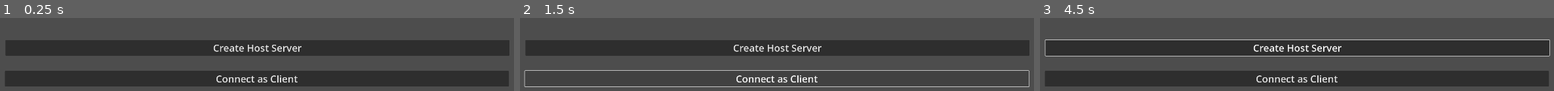
Above: before the commit, frames 1-3 (left to right).
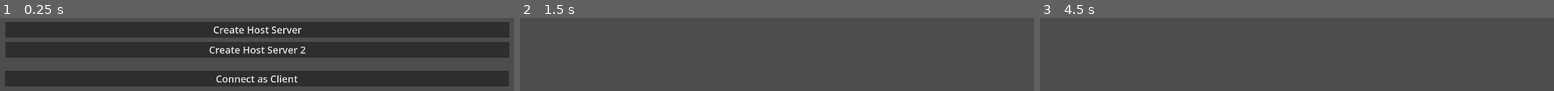
Above: after the commit, the same moments.

Repository: piergiuseppe82/3DMMORPG
Game: Godot game, scene res://main.tscn
Same seed, same stepped clock (60 frames per second), same inputs: the game is played once before the commit and once after it.
Inputs (mouse positions are in pixels of both pictures, inside the frame that each line leads up to):
- Up to frame 1 (0.25 s): no input
- Up to frame 2 (1.5 s): click "Create Host Server" at 0.5 s; click (777, 78) at 1.25 s, where only the run before the commit has a clickable "Connect as Client"
- Up to frame 3 (4.5 s): move the mouse to (1415, 48) at 2.02 s; hold Right (ui_right) 2.03-2.78 s; right-click (1415, 48) at 2.1 s; move the mouse to (1194, 77) at 2.77 s; hold Down (ui_down) 2.78-3.53 s; right-click (1194, 77) at 2.85 s; move the mouse to (outside the picture) at 3.52 s; hold Right (ui_right) 3.53-4.28 s; right-click (outside the picture) at 3.6 s; move the mouse to (outside the picture) at 4.27 s; hold Up (ui_up) from 4.28 s (still down); right-click (outside the picture) at 4.35 s

The runs differ from the first frame. In frame 1, 26% of the frame differs, in the area x 1-100%, y 5-55%; in frame 2, 23%; in frame 3, 43%, in the area x 0-100%, y 29-94%.
Error before the commit: Invalid operands 'String' and 'int' in operator '+'. (res://ui/multiplayer_ui.gd:13)

Commit message:
Add change server for player

Diff:
--- a/characters/mc_player.gd
+++ b/characters/mc_player.gd
@@ -35,10 +35,6 @@
 		$SpringArm3D/Camera3D.make_current()
 		if not is_on_floor():
 			velocity.y -= gravity * delta
-
-
-		# Get the input direction and handle the movement/deceleration.
-		# As good practice, you should replace UI actions with custom gameplay actions.
 		var input_dir = Input.get_vector("ui_left", "ui_right", "ui_up", "ui_down")
 		var direction = (transform.basis * Vector3(input_dir.x, 0, input_dir.y)).normalized()
 		if direction:
@@ -62,7 +58,7 @@
 
 func _input(event):
 	if is_multiplayer_authority() && event.is_action("right_click") and event.pressed:
-		shoot_ball()
+		#shoot_ball()
 		if get_right_click_position().has("position"):
 			marker = get_right_click_position()["position"]
 
@@ -94,3 +90,8 @@
 		return
 	var direction = global_position.direction_to(marker)
 	move(_delta,direction)
+
+
+func _on_body_detector_body_entered(body):
+	if is_multiplayer_authority() && body.get_groups().has("Portals"):
+		NetworkConnection.change_region(self,body.region_to_respawn)
--- a/characters/mc_player.tscn
+++ b/characters/mc_player.tscn
@@ -14,6 +14,10 @@
 properties/1/path = NodePath(".:rotation")
 properties/1/spawn = true
 properties/1/replication_mode = 1
+
+[sub_resource type="CapsuleShape3D" id="CapsuleShape3D_us8r8"]
+radius = 0.313078
+height = 1.70099
 
 [node name="MCPlayer" type="CharacterBody3D"]
 script = ExtResource("1_18ulx")
@@ -32,3 +36,11 @@
 
 [node name="MultiplayerSynchronizer" type="MultiplayerSynchronizer" parent="."]
 replication_config = SubResource("SceneReplicationConfig_8mptq")
+
+[node name="BodyDetector" type="Area3D" parent="."]
+
+[node name="CollisionShape3D" type="CollisionShape3D" parent="BodyDetector"]
+transform = Transform3D(1, 0, 0, 0, 1, 0, 0, 0, 1, 0, 0.804276, 0)
+shape = SubResource("CapsuleShape3D_us8r8")
+
+[connection signal="body_entered" from="BodyDetector" to="." method="_on_body_detector_body_entered"]
--- a/main.gd
+++ b/main.gd
@@ -1,27 +1 @@
 extends Node
-
-var player_pre = preload("res://characters/mc_player.tscn")
-var level_pre = preload("res://world/region_001.tscn")
-var current_map
-func _on_multiplayer_ui_connected(id):
-	if not current_map:
-		current_map = load_map(id)
-		call_deferred("add_child",current_map)
-	var player = load_player(id)
-	current_map.call_deferred("add_child",player)
-
-func _on_multiplayer_ui_disconnected(id):
-	for c in current_map.get_children():
-		if c.name == str(id):
-			current_map.remove_child(c)
-			c.queue_free()
-
-func load_player(id):
-	var player = player_pre.instantiate()
-	player.name = str(id)
-	return player
-
-func load_map(id):
-	var map = level_pre.instantiate()
-	map.name = str(id)
-	return map
--- a/main.tscn
+++ b/main.tscn
@@ -11,6 +11,3 @@
 [node name="MultiplayerSpawner" type="MultiplayerSpawner" parent="."]
 _spawnable_scenes = PackedStringArray("res://world/region_001.tscn", "res://world/region_002.tscn")
 spawn_path = NodePath("..")
-
-[connection signal="connected" from="MultiplayerUI" to="." method="_on_multiplayer_ui_connected"]
-[connection signal="disconnected" from="MultiplayerUI" to="." method="_on_multiplayer_ui_disconnected"]
--- a/project.godot
+++ b/project.godot
@@ -15,6 +15,10 @@
 config/features=PackedStringArray("4.2", "Forward Plus")
 config/icon="res://icon.svg"
 
+[autoload]
+
+NetworkConnection="*res://scripts/NetworkConnection.gd"
+
 [display]
 
 window/size/viewport_width=1920
--- /dev/null
+++ b/scripts/NetworkConnection.gd
@@ -0,0 +1,66 @@
+extends Node
+
+const PORT = 1382
+const PORT_2 = 1383
+const HOST = "127.0.0.1"
+
+var peer
+var player_pre = preload("res://characters/mc_player.tscn")
+
+var map
+
+var region_servers = {
+		"region_001":{"host":HOST,"port":PORT},
+		"region_002":{"host":HOST,"port":PORT_2},
+	}
+
+func create_server(region = "region_001"):
+	peer = ENetMultiplayerPeer.new()
+	var error = peer.create_server(region_servers[region]["port"])
+	if error != OK:
+		OS.alert("Error on server creation: " +str(error))
+		return
+	peer.get_host().compress(ENetConnection.COMPRESS_RANGE_CODER)
+	multiplayer.multiplayer_peer = peer
+	multiplayer.peer_connected.connect(_add_player)
+	multiplayer.peer_disconnected.connect(_rem_player)
+	map = load("res://world/"+region+".tscn").instantiate()
+	get_node("/root/Main").add_child(map)
+
+func create_client(_server = HOST, _port = PORT):
+	peer = ENetMultiplayerPeer.new()
+	peer.create_client(_server,_port)
+	peer.get_host().compress(ENetConnection.COMPRESS_RANGE_CODER)
+	multiplayer.multiplayer_peer = peer
+
+func disconnect_client(player):
+	multiplayer.multiplayer_peer.close()
+	multiplayer.multiplayer_peer = null
+	player.queue_free()
+
+func change_server(player,server = HOST, port = PORT):
+	get_tree().paused = true
+	disconnect_client(player)
+	create_client(server,port)
+	get_tree().paused = false
+
+func change_region(player,region):
+	change_server(player,region_servers[region]["host"],region_servers[region]["port"])
+
+func _add_player(id = 1):
+	var player = load_player(id)
+	map.call_deferred("add_child",player)
+
+func _rem_player(id = 1):
+	remove_player_in_map(id)
+
+func remove_player_in_map(id):
+	for c in map.get_children():
+		if c.name == str(id):
+			map.remove_child(c)
+			c.queue_free()
+
+func load_player(id):
+	var player = player_pre.instantiate()
+	player.name = str(id)
+	return player
--- a/ui/multiplayer_ui.gd
+++ b/ui/multiplayer_ui.gd
@@ -1,31 +1,14 @@
 extends Control
 
-const PORT = 1382
-const HOST = "127.0.0.1"
-
-signal connected(id : int)
-signal disconnected(id : int)
-var peer = ENetMultiplayerPeer.new()
-
 func _on_host_btn_pressed():
-	var error = peer.create_server(PORT,2)
-	if error != OK:
-		OS.alert("Error on server creation: " +error)
-		return
-	peer.get_host().compress(ENetConnection.COMPRESS_RANGE_CODER)
-	multiplayer.multiplayer_peer = peer
-	multiplayer.peer_connected.connect(_add_player)
-	multiplayer.peer_disconnected.connect(_rem_player)
+	NetworkConnection.create_server()
 	hide()
 
 func _on_client_btn_pressed():
-	peer.create_client(HOST,PORT)
-	peer.get_host().compress(ENetConnection.COMPRESS_RANGE_CODER)
-	multiplayer.multiplayer_peer = peer
+	NetworkConnection.create_client()
 	hide()
 
-func _add_player(id = 1):
-	emit_signal("connected",id)
 
-func _rem_player(id = 1):
-	emit_signal("disconnected",id)
+func _on_host_2_btn_pressed():
+	NetworkConnection.create_server("region_002")
+	hide()
--- a/ui/multiplayer_ui.tscn
+++ b/ui/multiplayer_ui.tscn
@@ -23,13 +23,29 @@
 anchor_right = 1.0
 anchor_bottom = 0.5
 offset_left = 32.0
-offset_top = -86.0
+offset_top = -153.0
 offset_right = -36.0
-offset_bottom = -28.0
+offset_bottom = -95.0
 grow_horizontal = 2
 grow_vertical = 2
 theme_override_font_sizes/font_size = 36
 text = "Create Host Server
+"
+
+[node name="Host2Btn" type="Button" parent="."]
+layout_mode = 1
+anchors_preset = 14
+anchor_top = 0.5
+anchor_right = 1.0
+anchor_bottom = 0.5
+offset_left = 32.0
+offset_top = -79.0
+offset_right = -36.0
+offset_bottom = -21.0
+grow_horizontal = 2
+grow_vertical = 2
+theme_override_font_sizes/font_size = 36
+text = "Create Host Server 2
 "
 
 [node name="ClientBtn" type="Button" parent="."]
@@ -49,4 +65,5 @@
 "
 
 [connection signal="pressed" from="HostBtn" to="." method="_on_host_btn_pressed"]
+[connection signal="pressed" from="Host2Btn" to="." method="_on_host_2_btn_pressed"]
 [connection signal="pressed" from="ClientBtn" to="." method="_on_client_btn_pressed"]
--- /dev/null
+++ b/world/portals/cavern_body_3d.gd
@@ -0,0 +1,3 @@
+extends StaticBody3D
+
+@export var region_to_respawn : String
--- /dev/null
+++ b/world/portals/cavern_body_3d.tscn
@@ -0,0 +1,17 @@
+[gd_scene load_steps=4 format=3 uid="uid://dcnuk88wad0qe"]
+
+[ext_resource type="PackedScene" uid="uid://df6s1kyrw5oer" path="res://assets/building/cavern.glb" id="1_djuf7"]
+[ext_resource type="Script" path="res://world/portals/cavern_body_3d.gd" id="1_phl42"]
+
+[sub_resource type="BoxShape3D" id="BoxShape3D_xf80w"]
+size = Vector3(3.06289, 2.06375, 2.30077)
+
+[node name="CavernBody3D" type="StaticBody3D" groups=["Portals"]]
+script = ExtResource("1_phl42")
+
+[node name="CollisionShape3D" type="CollisionShape3D" parent="."]
+transform = Transform3D(1, 0, 0, 0, 1, 0, 0, 0, 1, 0.14678, 1.07799, 0)
+shape = SubResource("BoxShape3D_xf80w")
+
+[node name="cavern" parent="." instance=ExtResource("1_djuf7")]
+transform = Transform3D(1.86271, 0, 0, 0, 2.15645, 0, 0, 0, 1, 0, 0, 0)
--- a/world/region_001.tscn
+++ b/world/region_001.tscn
@@ -1,4 +1,6 @@
-[gd_scene load_steps=4 format=3 uid="uid://b5ciyemf8iuyr"]
+[gd_scene load_steps=5 format=3 uid="uid://b5ciyemf8iuyr"]
+
+[ext_resource type="PackedScene" uid="uid://dcnuk88wad0qe" path="res://world/portals/cavern_body_3d.tscn" id="1_js0tc"]
 
 [sub_resource type="BoxShape3D" id="BoxShape3D_7bw1q"]
 size = Vector3(11.8027, 0.787354, 36.2383)
@@ -35,3 +37,7 @@
 
 [node name="MultiplayerSynchronizer" type="MultiplayerSynchronizer" parent="."]
 replication_config = SubResource("SceneReplicationConfig_o2i8y")
+
+[node name="CavernBody3D" parent="." instance=ExtResource("1_js0tc")]
+transform = Transform3D(1, 0, 0, 0, 1, 0, 0, 0, 1, 0, 0, -5.28404)
+region_to_respawn = "region_002"
Binary file added: assets/building/cavern.glb
Not shown: 1 places in characters/mc_player.tscn that only renumber resources
Not shown, added: ext_prj_resources/Cavern.blend
